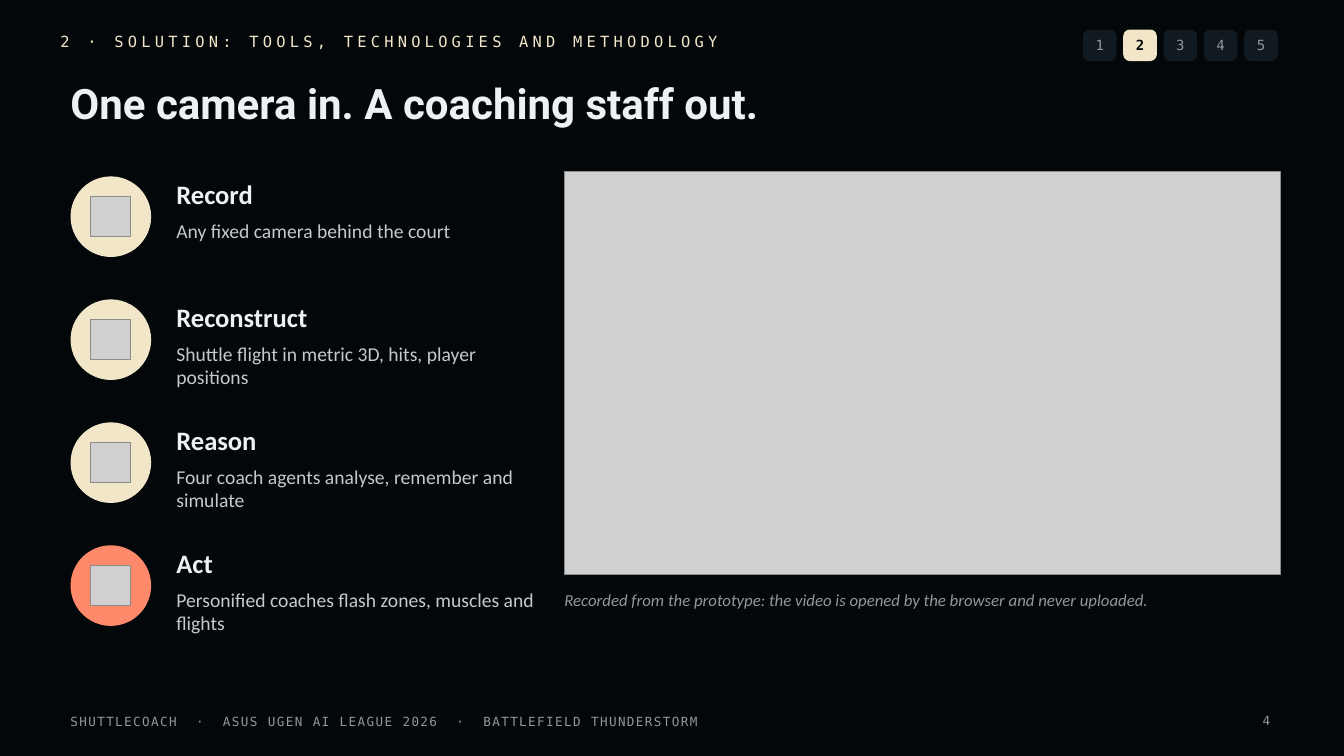
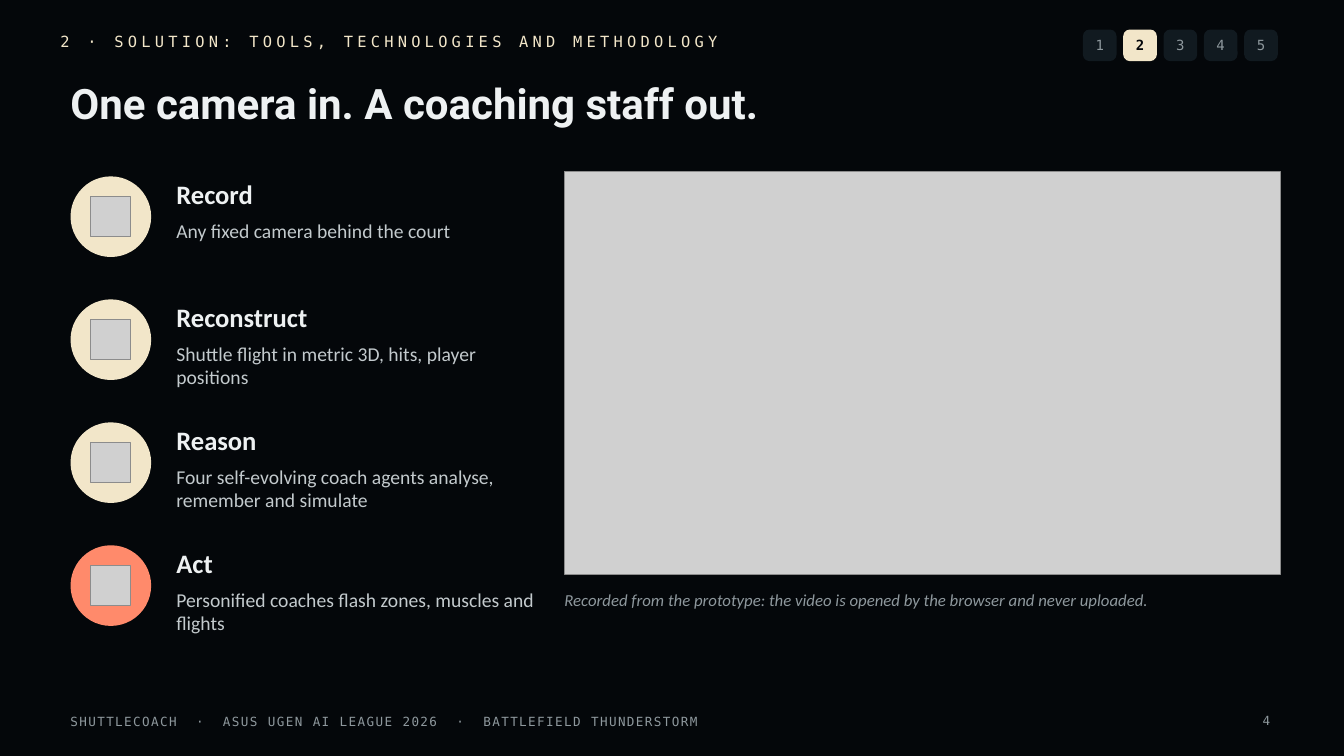
Before and after one commit to gino6178/ASUS_hackathon, a slide deck: slide 4 of deck/ShuttleCoach_StageI_Proposal_v4_static.pptx. Drawn at 1344x756 pixels with LibreOffice and Linux fonts; fonts in the diff are those of the drawing; grey boxes stand for pictures. Boxes give left, top, right and bottom in pixels: in the first picture for what was removed or moved away, otherwise in the second. Text is boxed around its words. In the diff, an @@ line names an element or a change of style, - is before the commit and + after.

```diff
--- a/deck/ShuttleCoach_StageI_Proposal_v4_static.pptx
+++ b/deck/ShuttleCoach_StageI_Proposal_v4_static.pptx
@@ text at [176,470,494,507]: text changed @@
-Four coach agents analyse, remember and simulate
+Four self-evolving coach agents analyse, remember and simulate
```
Also in this commit, not shown: 3 other slides changed, 19 other files.
